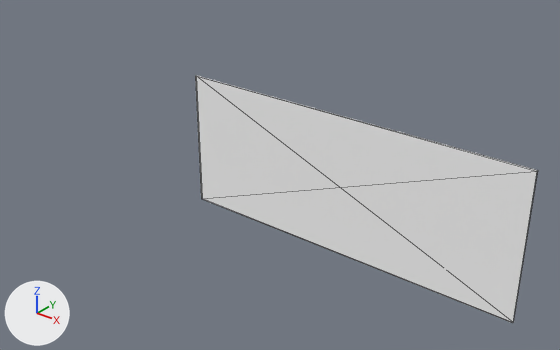
Renders of the glTF model public/models/drywall/20/drywall-left.glb from each side of a commit.
The view is the same before and after, from a camera (50 mm lens) standing at (8.91, -8.69, 6.62) and looking at (1.54, 0.52, 0.91). The axes (+X, +Y, +Z) are drawn at lower left. The lights are the same throughout. Mesh edges are drawn as thin lines. Where no turn or scale is listed for an object, it has been applied to the vertices. Vertices at the same position are counted once.
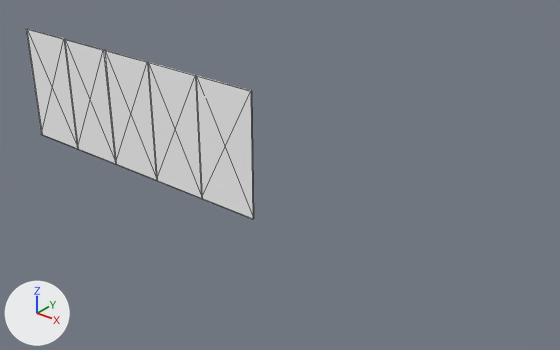
The newer file is also rescaled (x0.996), turned or shifted as a whole; pictures and numbers use the older file's frame.

Diff of the bpy script that builds the scene:
```diff
--- a/public/models/drywall/20/drywall-left.glb.py
+++ b/public/models/drywall/20/drywall-left.glb.py
@@ me_mesh_0 @@
 me_mesh_0.from_pydata(...)  # 8 vertices, 12 faces; spans x 0.1..5.97, y 0.08..0.1, z 0.17..2.47
 # used by ob_mesh_0; location = (0.0, 0.0, 0.0)
+# me_mesh_0 part 1: the whole mesh is scaled about its middle by (0.205, 1, 1), then moved by (-2.33, 0.0, 0.0)
 me_mesh_0.materials.append(mat_material_0)
@@ me_mesh_4 @@
+me_mesh_4.from_pydata(...)  # a box spanning x 0.08..1.29, y 2.34..2.37, z 0.18..2.47
+me_mesh_4.materials.append(mat_material_0)  # white #fdfdfd
@@ me_mesh_3 @@
+me_mesh_3.from_pydata(...)  # a box spanning x 1.29..2.46, y 2.34..2.37, z 0.18..2.47
+me_mesh_3.materials.append(mat_material_0)  # white #fdfdfd
@@ me_mesh_2 @@
+me_mesh_2.from_pydata(...)  # a box spanning x 2.46..3.63, y 2.34..2.37, z 0.18..2.47
+me_mesh_2.materials.append(mat_material_0)  # white #fdfdfd
@@ me_mesh_1 @@
+me_mesh_1.from_pydata(...)  # a box spanning x 3.63..4.8, y 2.34..2.37, z 0.18..2.47
+me_mesh_1.materials.append(mat_material_0)  # white #fdfdfd
@@ ob_mesh_4 @@
+ob_mesh_4 = bpy.data.objects.new('Mesh_4', me_mesh_4)
+ob_mesh_4.location = (-4.7, -2.27, 0.0)
@@ ob_mesh_3 @@
+ob_mesh_3 = bpy.data.objects.new('Mesh_3', me_mesh_3)
+ob_mesh_3.location = (-4.7, -2.27, 0.0)
@@ ob_mesh_2 @@
+ob_mesh_2 = bpy.data.objects.new('Mesh_2', me_mesh_2)
+ob_mesh_2.location = (-4.7, -2.27, 0.0)
@@ ob_mesh_1 @@
+ob_mesh_1 = bpy.data.objects.new('Mesh_1', me_mesh_1)
+ob_mesh_1.location = (-4.7, -2.27, 0.0)
```

Where the change shows, as pixel boxes (x1, y1, x2, y2) in the pictures (560 x 350 px):
'Mesh_0', mesh rescaled (83% narrower, 42% shorter): before (195, 76, 538, 323); after (195, 76, 254, 219)
'Mesh_1', added: after (147, 62, 201, 198)
'Mesh_2', added: after (103, 50, 156, 180)
'Mesh_3', added: after (64, 39, 115, 164)
'Mesh_4', added: after (26, 28, 77, 149)
